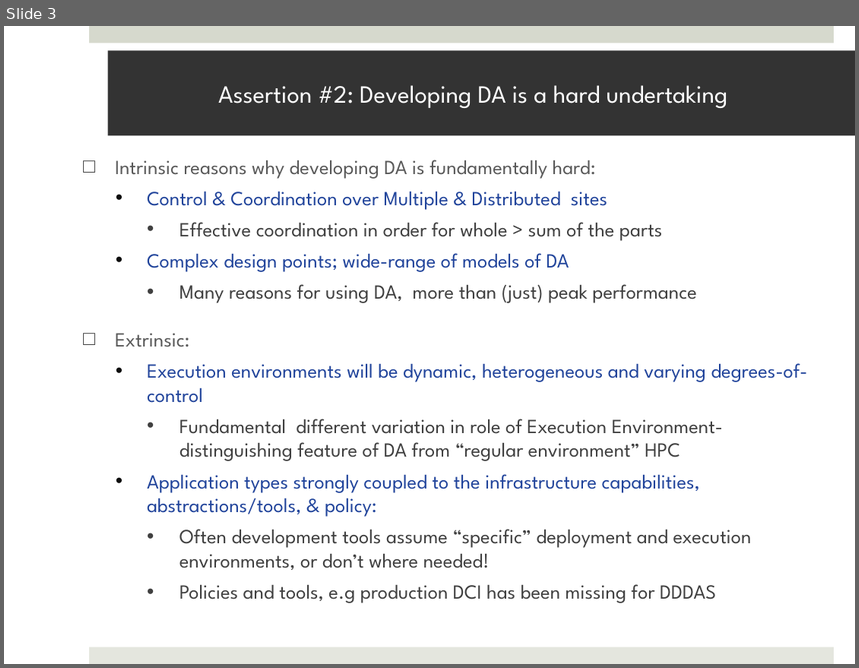
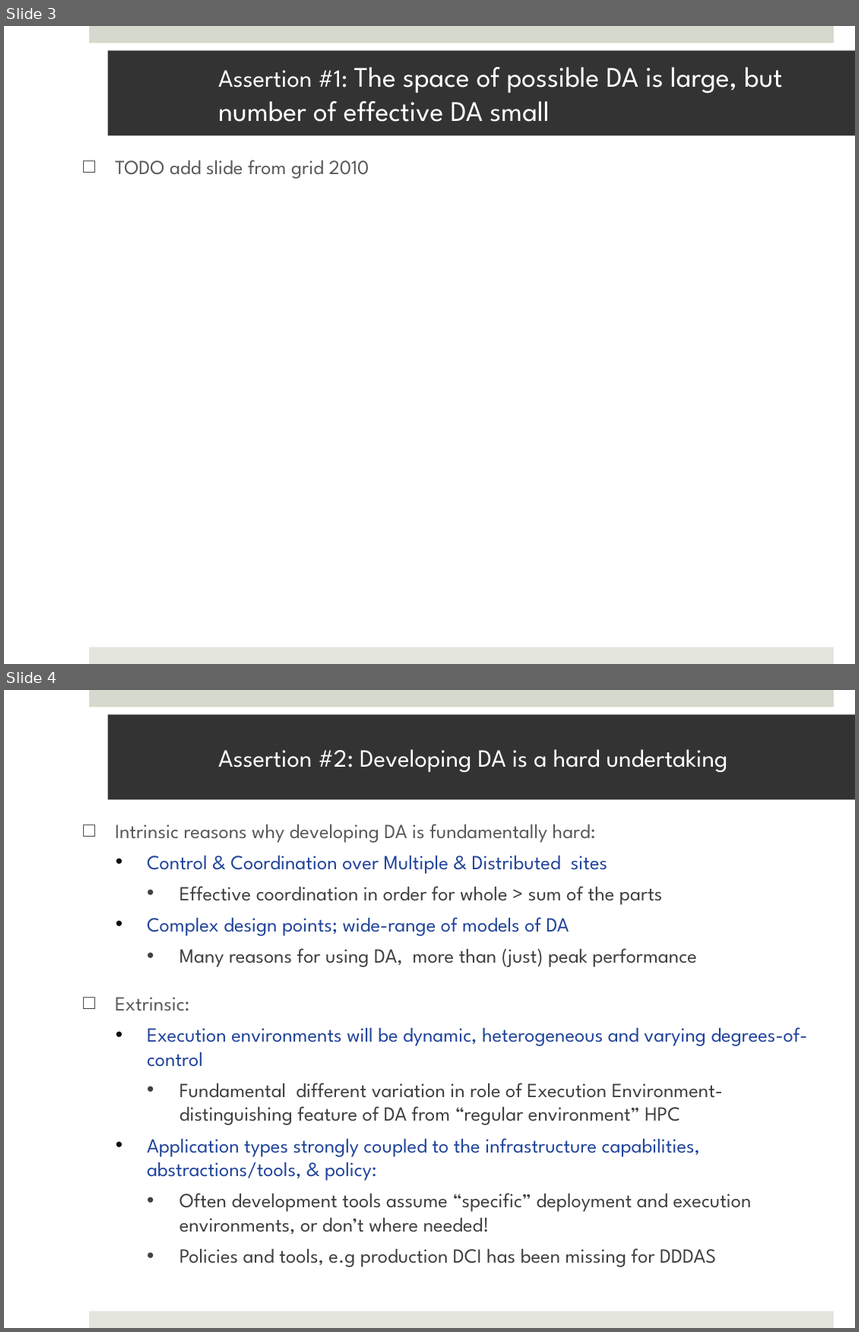
Before and after one commit to saga-project/saga-cpp-legacy-projects, a slide deck: papers/cloudcom10/presentation/saga-azure-cloudcom10.pptx. Shown one above the other, each under a label of ours: slide 3 before the commit, slides 3 and 4 after it. The pictures are 859x668 and 859x1332 pixels, drawn with LibreOffice and Linux fonts; fonts in the diff are those of the drawing. Boxes give left, top, right and bottom in pixels: in the first picture for what was removed or moved away, otherwise in the second. Text is boxed around its words. In the diff, an @@ line names an element or a change of style, - is before the commit and + after.

```diff
--- a/papers/cloudcom10/presentation/saga-azure-cloudcom10.pptx
+++ b/papers/cloudcom10/presentation/saga-azure-cloudcom10.pptx
@@ slide 3 added at [4,26,855,664], background #FFFFFF; not listed: 2 template elements that a slide beside it also shows @@
@@ title added at [108,50,855,135], fill #333333, 24 pt, text #FFFFFF @@
+Assertion #1: The space of possible DA is large, but number of effective DA small
@@ text added at [115,160,370,179], 17 pt, text #595959 @@
+□ TODO add slide from grid 2010
@@ what was slide 3 is now slide 4 @@
```
Also in this commit, not shown: 5 slides changed, 1 other slide added, 1 slide removed.
